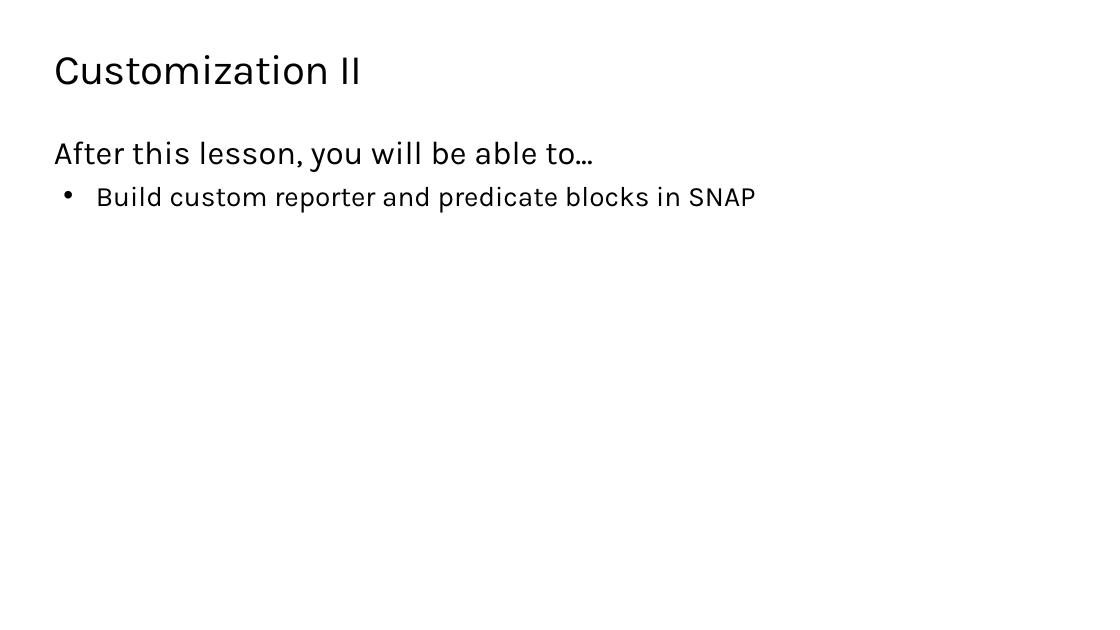
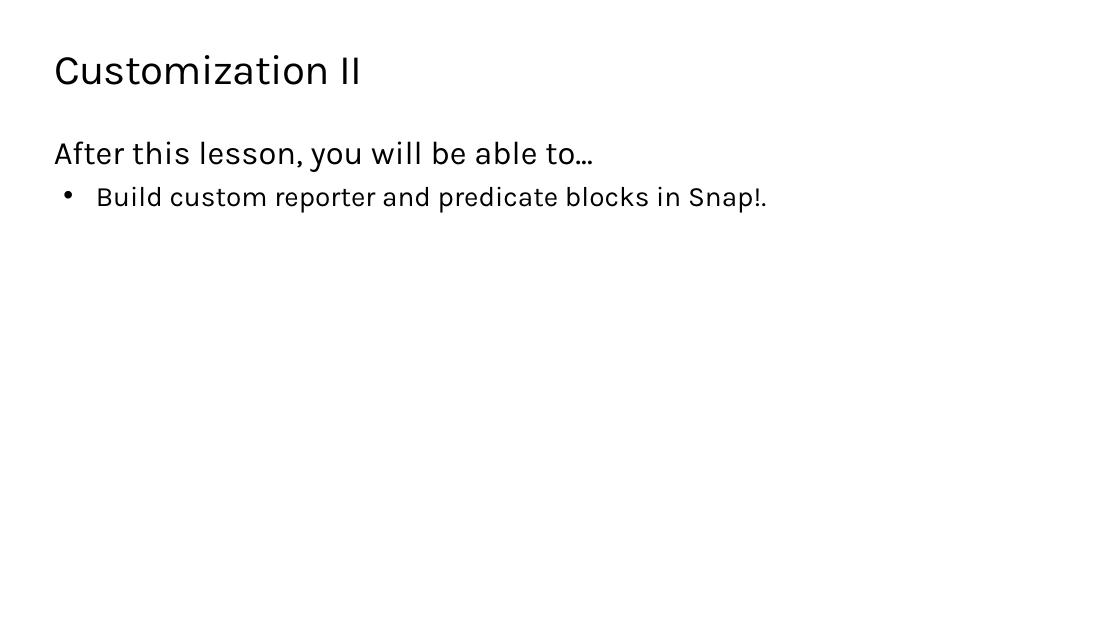
Before and after one commit to TEALSK12/introduction-to-computer-science, a slide deck: slide 2 of docs/slidedecks/TEALS SNAP 3.4.pptx. Drawn at 1120x630 pixels with LibreOffice and Linux fonts; fonts in the diff are those of the drawing; background and template pictures are left out. Boxes give left, top, right and bottom in pixels: in the first picture for what was removed or moved away, otherwise in the second. Text is boxed around its words. In the diff, an @@ line names an element or a change of style, - is before the commit and + after.

```diff
--- a/docs/slidedecks/TEALS SNAP 3.4.pptx
+++ b/docs/slidedecks/TEALS SNAP 3.4.pptx
@@ text at (96, 187, 766, 212): text changed @@
-• Build custom reporter and predicate blocks in SNAP
+• Build custom reporter and predicate blocks in Snap!.
```
Also in this commit, not shown: 10 other slides changed, 2 other files.
